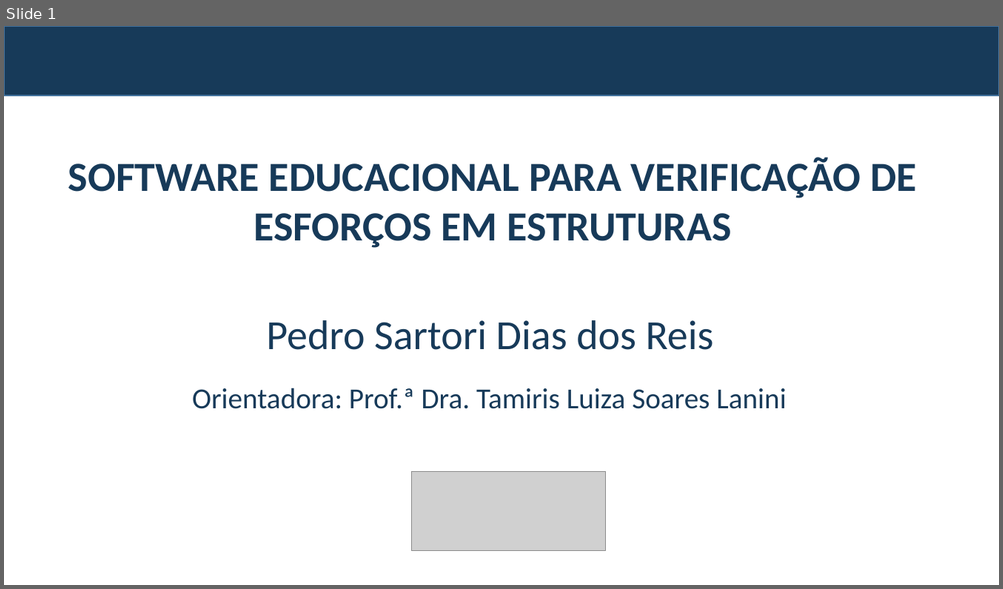
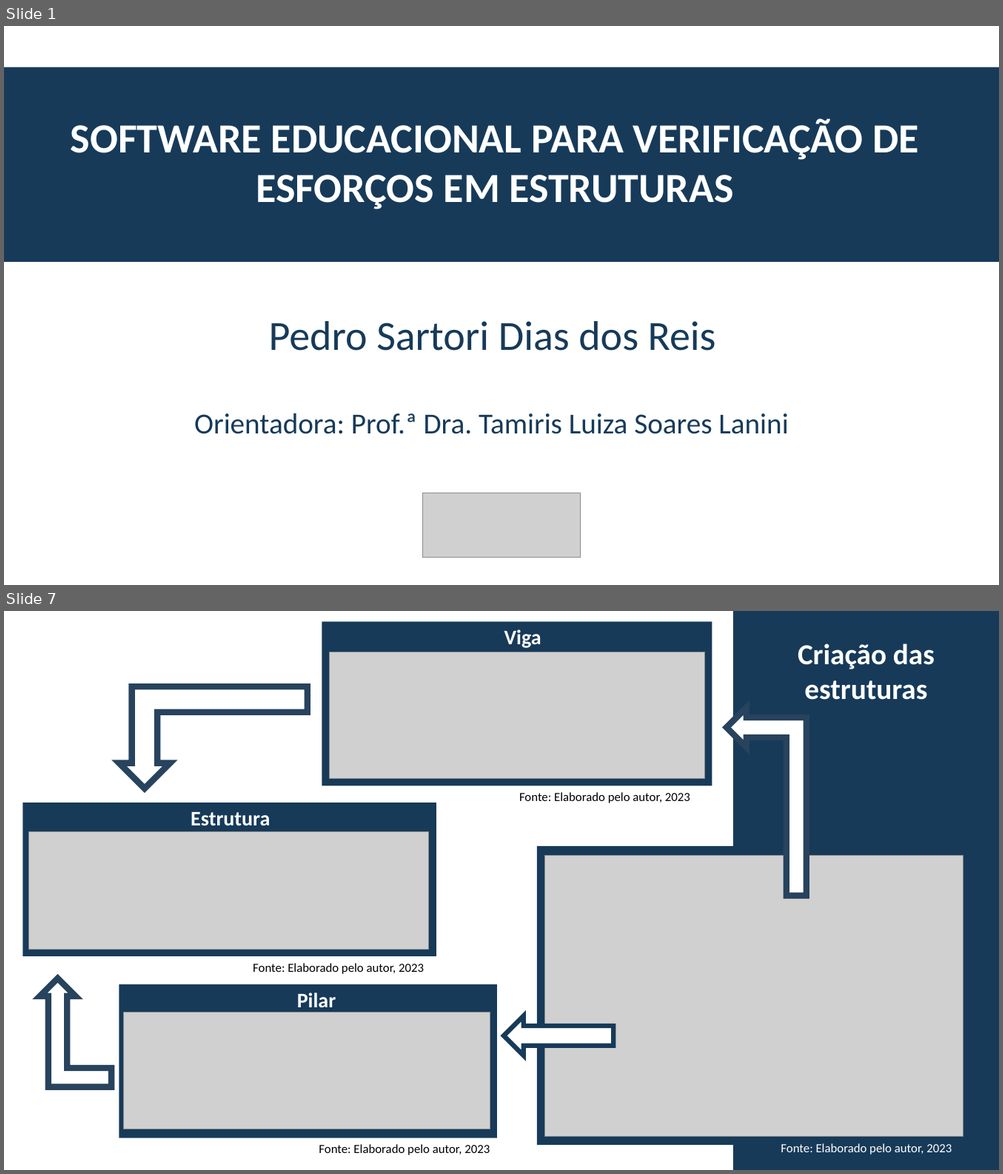
Before and after one commit to pedrosdr/TCC_Engenharia_Civil, a slide deck: apresentacao_tcc.pptx. Shown one above the other, each under a label of ours: slide 1 before the commit, slides 1 and 7 after it; the slides between them are not shown. The pictures are 1003x589 and 1003x1174 pixels, drawn with LibreOffice and Linux fonts; fonts in the diff are those of the drawing; grey boxes stand for pictures; background and template pictures are left out. Boxes give left, top, right and bottom in pixels: in the first picture for what was removed or moved away, otherwise in the second. Text is boxed around its words. In the diff, an @@ line names an element or a change of style, - is before the commit and + after.

```diff
--- a/apresentacao_tcc.pptx
+++ b/apresentacao_tcc.pptx
@@ slide 7 added at (x1=4, y1=611, x2=999, y2=1170), background picture (left out) @@
@@ rectangle added at (x1=322, y1=621, x2=712, y2=786), fill #173A59 @@
@@ text added at (x1=504, y1=629, x2=541, y2=648), 20 pt, text #FFFFFF, bold @@
+Viga
@@ rectangle added at (x1=733, y1=611, x2=999, y2=1170), fill #173A59 @@
@@ picture added at (x1=330, y1=652, x2=705, y2=778) @@
@@ text added at (x1=797, y1=644, x2=934, y2=700), 28 pt, text #FFFFFF, bold @@
+Criação das estruturas
@@ bent up arrow added at (x1=119, y1=686, x2=307, y2=789), fill #FFFFFF, outline #28445D 6 pt @@
@@ bent up arrow added at (x1=726, y1=708, x2=806, y2=896), fill #FFFFFF, outline #28445D 6 pt @@
@@ rectangle added at (x1=22, y1=803, x2=436, y2=957), fill #173A59 @@
@@ text added at (x1=519, y1=792, x2=690, y2=803), 12 pt, text #000000 @@
+Fonte: Elaborado pelo autor, 2023
@@ picture added at (x1=28, y1=832, x2=429, y2=949) @@
@@ text added at (x1=190, y1=812, x2=270, y2=826), 20 pt, text #FFFFFF, bold @@
+Estrutura
@@ rectangle added at (x1=537, y1=846, x2=979, y2=1145), fill #173A59 @@
@@ picture added at (x1=545, y1=856, x2=964, y2=1138) @@
@@ text added at (x1=253, y1=963, x2=424, y2=974), 12 pt, text #000000 @@
+Fonte: Elaborado pelo autor, 2023
@@ bent up arrow added at (x1=40, y1=979, x2=111, y2=1088), fill #FFFFFF, outline #28445D 6 pt @@
@@ rectangle added at (x1=119, y1=985, x2=497, y2=1139), fill #173A59 @@
@@ text added at (x1=297, y1=993, x2=336, y2=1013), 20 pt, text #FFFFFF, bold @@
+Pilar
@@ picture added at (x1=123, y1=1012, x2=489, y2=1130) @@
@@ right arrow added at (x1=504, y1=1016, x2=614, y2=1056), fill #FFFFFF, outline #173A59 4.5 pt @@
@@ text added at (x1=318, y1=1145, x2=489, y2=1156), 12 pt, text #000000 @@
+Fonte: Elaborado pelo autor, 2023
@@ text added at (x1=780, y1=1144, x2=951, y2=1155), 12 pt, text #FFFFFF @@
+Fonte: Elaborado pelo autor, 2023
@@ slide 1 changed as well @@
@@ rectangle removed at (x1=4, y1=26, x2=999, y2=96) @@
@@ rectangle added at (x1=4, y1=67, x2=999, y2=262), fill #173A59 @@
@@ text "SOFTWARE EDUCACIONAL PARA VERIFICAÇÃO DE ..." moved from (x1=68, y1=157, x2=916, y2=248) to (x1=71, y1=118, x2=919, y2=210) @@
@@ text "SOFTWARE EDUCACIONAL PARA VERIFICAÇÃO DE ..." at (x1=71, y1=118, x2=919, y2=210): text colour #173A59 to #FFFFFF @@
@@ text "Pedro Sartori Dias dos Reis" moved from (x1=266, y1=321, x2=714, y2=350) to (x1=269, y1=321, x2=716, y2=351) @@
@@ text "Orientadora: Prof.ª Dra. Tamiris Luiza ..." moved from (x1=192, y1=388, x2=785, y2=409) to (x1=194, y1=413, x2=788, y2=434) @@
@@ picture resized from (x1=412, y1=471, x2=606, y2=551) to (x1=423, y1=494, x2=580, y2=559) @@
```
Also in this commit, not shown: 1 other slide changed, 17 other slides added, 9 slides removed, 3 other files.
